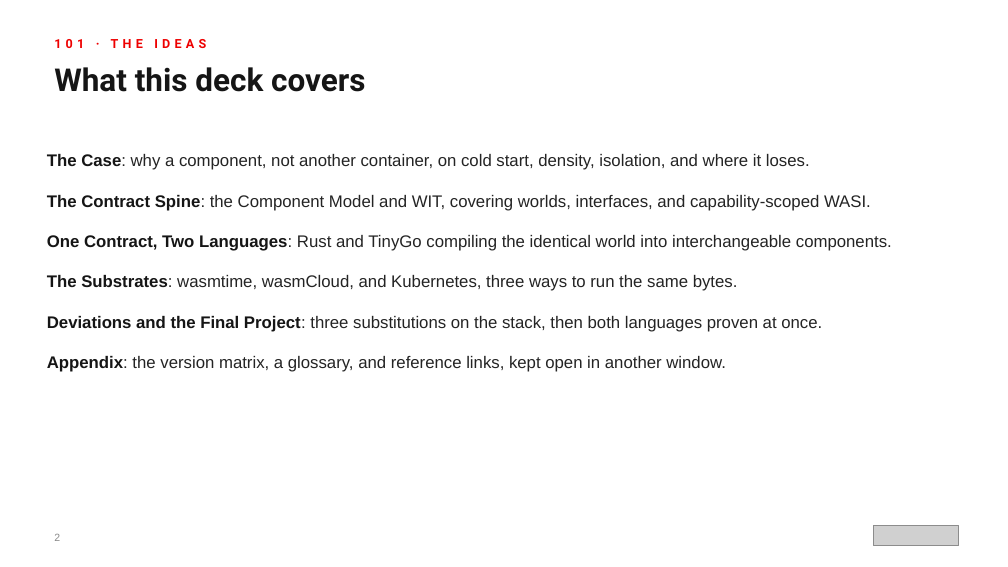
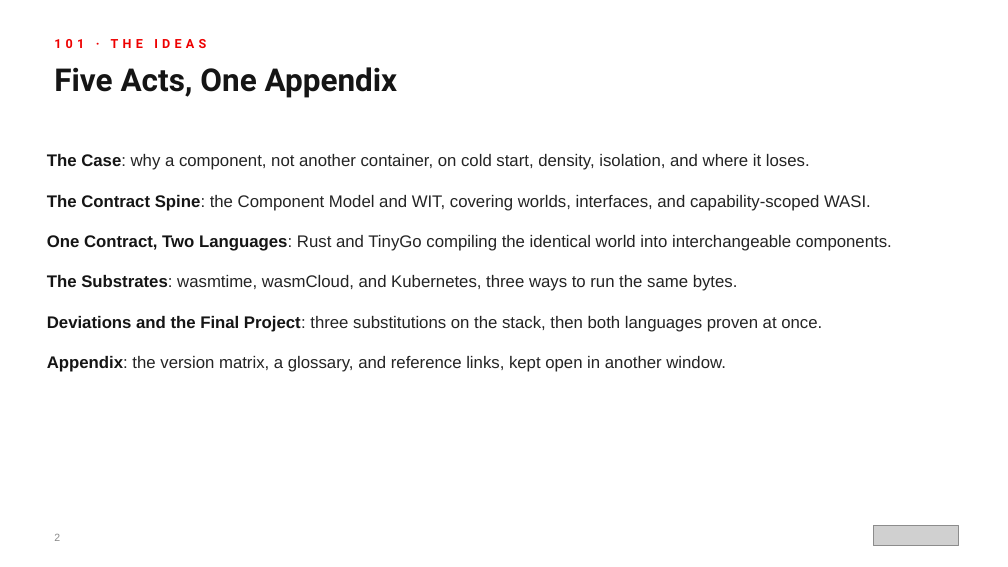
Before and after one commit to patterncatalyst/cn-patterns-and-practices-webassembly, a slide deck: slide 2 of presentation/wasm-101/wasm-101-r1.1.pptx. Drawn at 1008x567 pixels with LibreOffice and Linux fonts; fonts in the diff are those of the drawing; grey boxes stand for pictures. Boxes give left, top, right and bottom in pixels: in the first picture for what was removed or moved away, otherwise in the second. Text is boxed around its words. In the diff, an @@ line names an element or a change of style, - is before the commit and + after.

```diff
--- a/presentation/wasm-101/wasm-101-r1.1.pptx
+++ b/presentation/wasm-101/wasm-101-r1.1.pptx
@@ text at <box>54,67,398,98</box>: text changed @@
-What this deck covers
+Five Acts, One Appendix
```
Also in this commit, not shown: 36 other files.
